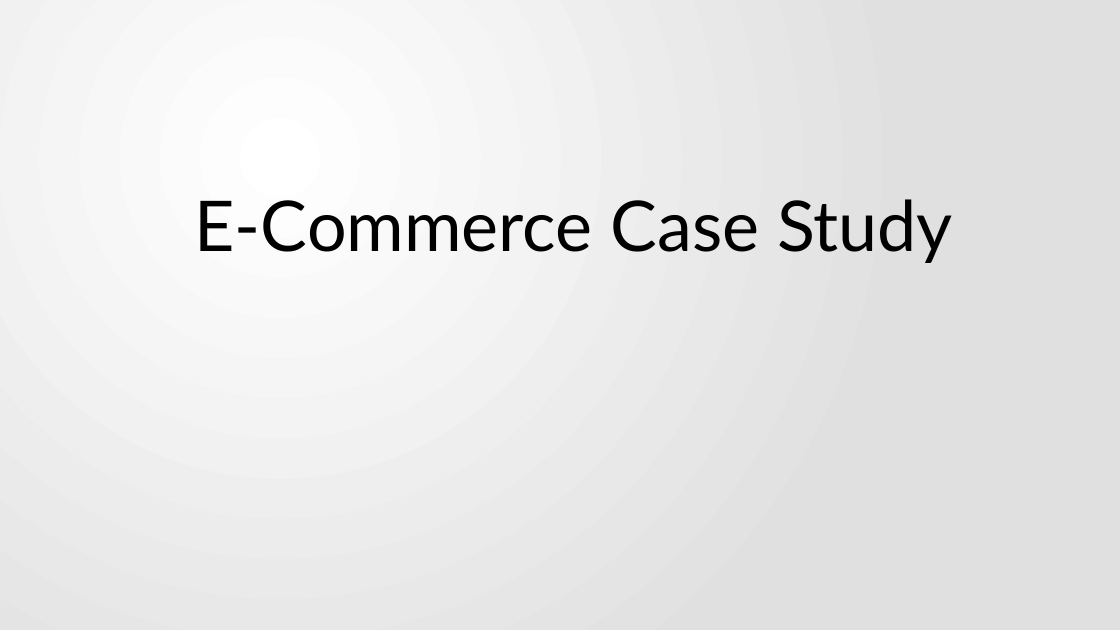
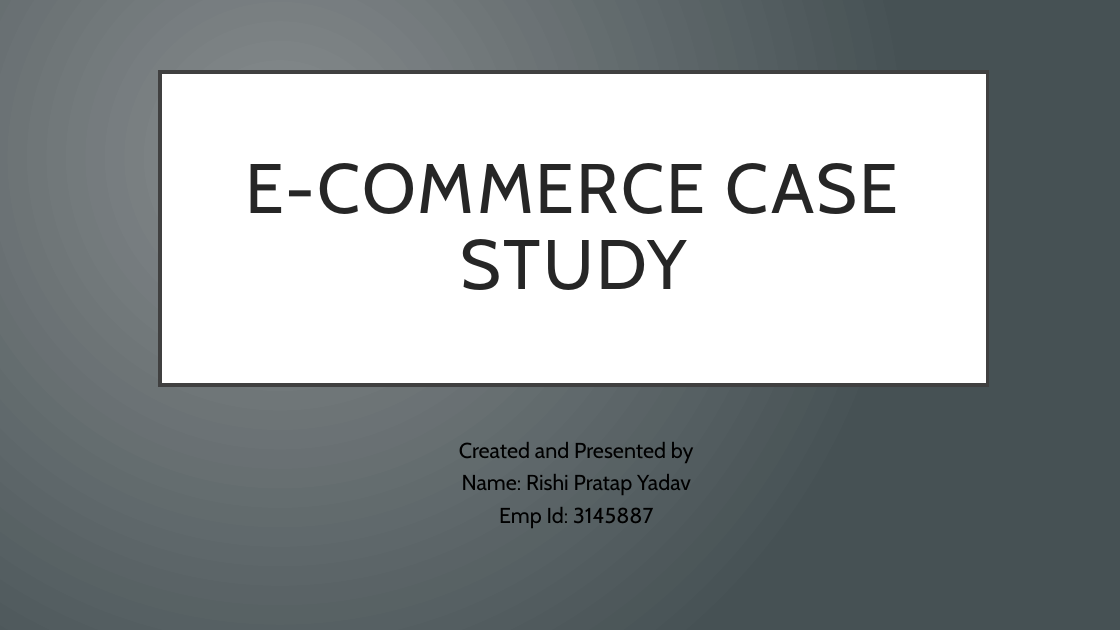
Before and after one commit to demorishi/ecommerce-demo, a slide deck: slide 1 of Documentation/E-Commerce Case Study.pptx. Drawn at 1120x630 pixels with LibreOffice and Linux fonts; fonts in the diff are those of the drawing. Boxes give left, top, right and bottom in pixels: in the first picture for what was removed or moved away, otherwise in the second. Text is boxed around its words. In the diff, an @@ line names an element or a change of style, - is before the commit and + after.

```diff
--- a/Documentation/E-Commerce Case Study.pptx
+++ b/Documentation/E-Commerce Case Study.pptx
@@ background gradient #FFFFFF to #E1E1E1 to gradient #888C8E to #475155 @@
@@ title "E-COMMERCE CASE STUDY": place and size @@
-title "E-COMMERCE CASE STUDY" at (195, 199, 953, 263)
+title "E-COMMERCE CASE STUDY" at (160, 72, 988, 386)
@@ title "E-COMMERCE CASE STUDY" at (160, 72, 988, 386): fill none to #FFFFFF; outline none to #404040 3 pt @@
@@ title at (246, 163, 899, 290): text changed; font Lato to Cabin; text colour #000000 to #262626 @@
-E-Commerce Case Study
+E-COMMERCE CASE STUDY
@@ subtitle added at (459, 442, 694, 528), 18.5 pt, text #000000 @@
+Created and Presented by
+Name: Rishi Pratap Yadav
+Emp Id: 3145887
```
Also in this commit, not shown: 8 other slides changed, 3 slides added, 6 other files.
